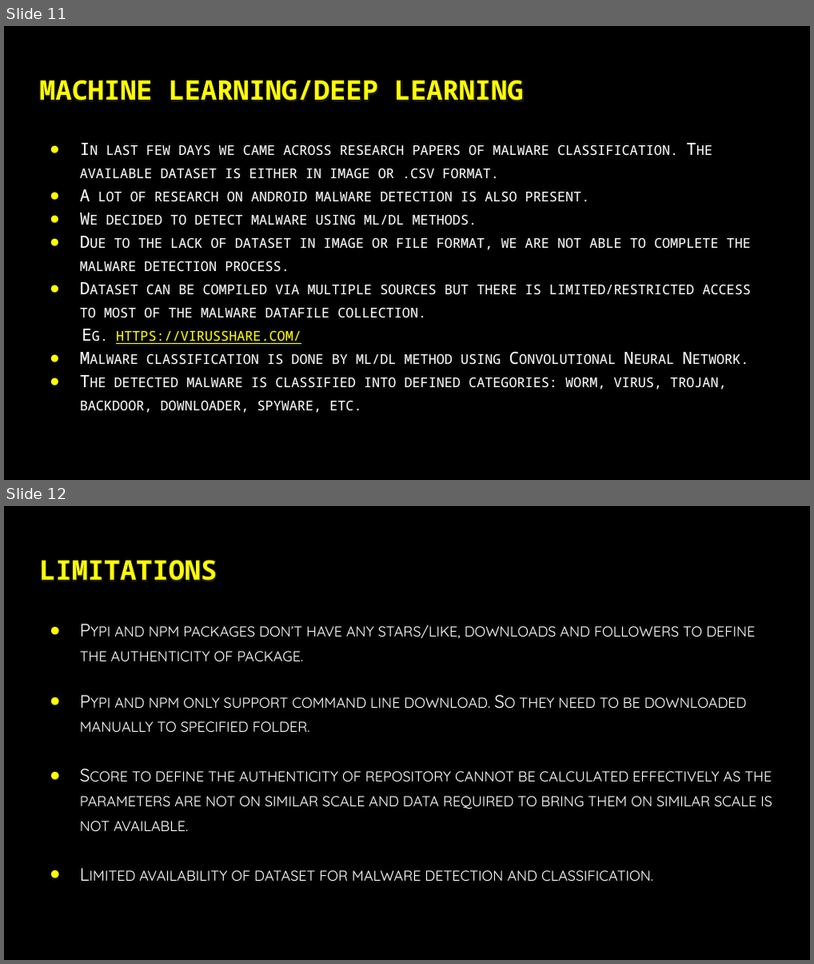
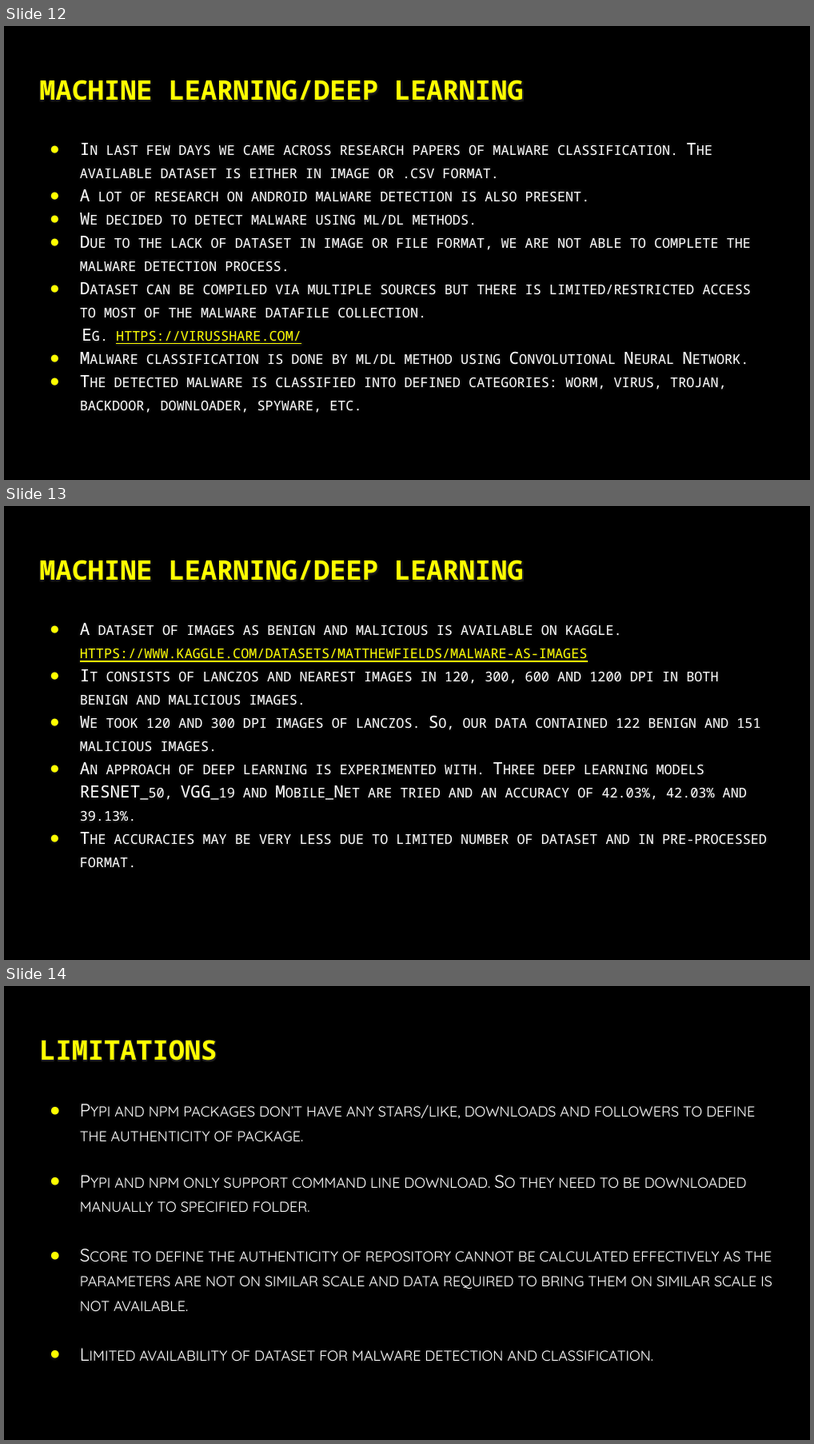
Before and after one commit to HarshSatpute7/OSS-malicious-code-detection-, a slide deck: Documentation/H1N1.pptx. Shown one above the other, each under a label of ours: slides 11 and 12 before the commit, slides 12, 13 and 14 after it. The pictures are 814x964 and 814x1444 pixels, drawn with LibreOffice and Linux fonts; fonts in the diff are those of the drawing. Boxes give left, top, right and bottom in pixels: in the first picture for what was removed or moved away, otherwise in the second. Text is boxed around its words. In the diff, an @@ line names an element or a change of style, - is before the commit and + after.

```diff
--- a/Documentation/H1N1.pptx
+++ b/Documentation/H1N1.pptx
@@ slide 13 added at <box>4,506,810,960</box>, background #000000 @@
@@ title added at <box>39,560,523,580</box>, 24 pt, text #FFFF00, bold @@
+MACHINE LEARNING/DEEP LEARNING
@@ text added at <box>80,623,767,867</box>, 15 pt, text #FFFFFF, small capitals @@
+● A dataset of images as benign and malicious is available on kaggle. https://www.kaggle.com/datasets/matthewfields/malware-as-images
+● It consists of lanczos and nearest images in 120, 300, 600 and 1200 dpi in both benign and malicious images.
+● We took 120 and 300 dpi images of lanczos. So, our data contained 122 benign and 151 malicious images.
+● An approach of deep learning is experimented with. Three deep learning models RESNET_50, VGG_19 and Mobile_Net are tried and an accuracy of 42.03%, 42.03% and 39.13%.
+● The accuracies may be very less due to limited number of dataset and in pre-processed format.
@@ what was slide 11 is now slide 12 @@
@@ what was slide 12 is now slide 14 @@
```
Also in this commit, not shown: 1 slide changed, 1 other slide added, 1 other file.
